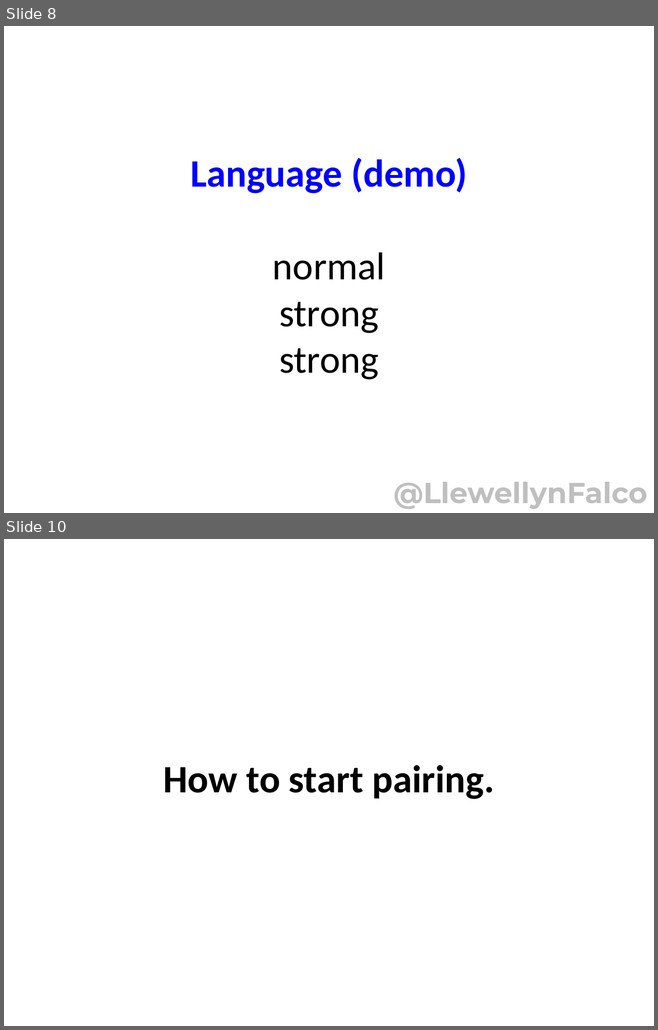
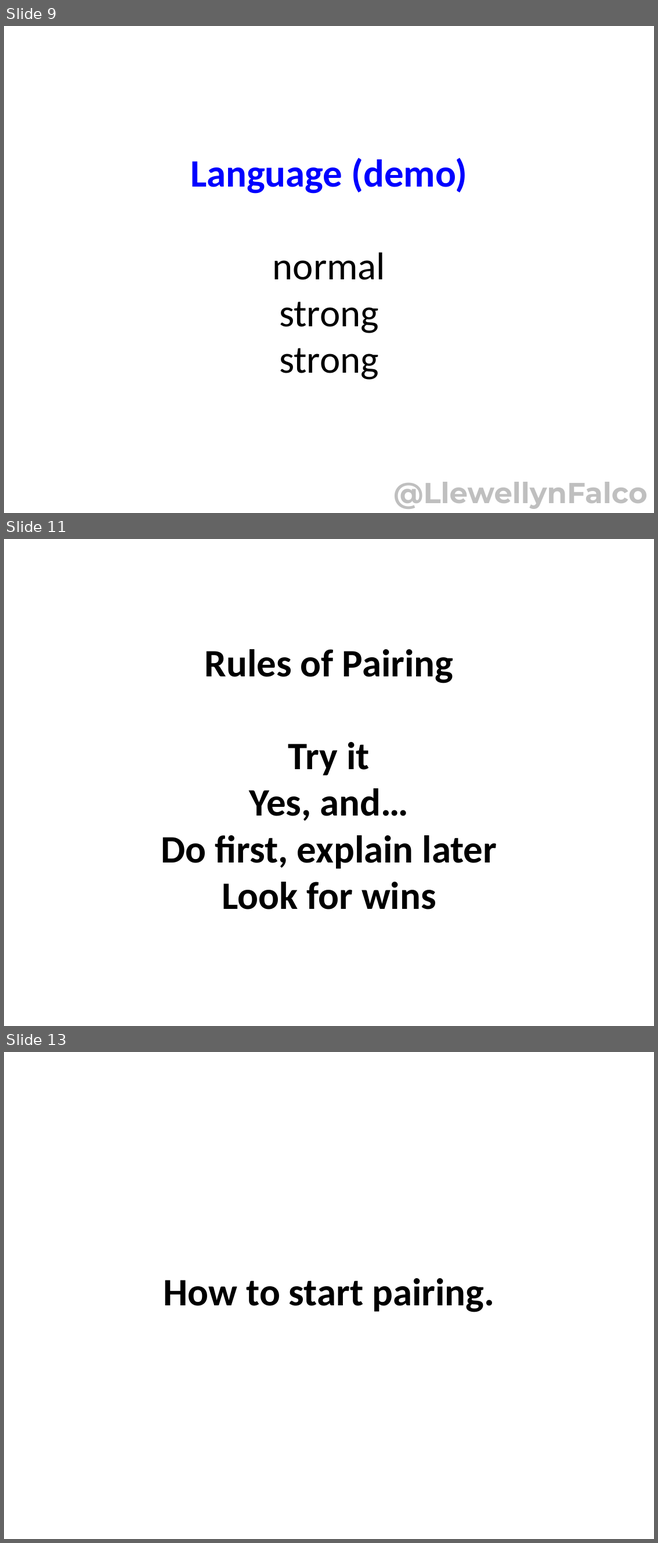
Before and after one commit to isidore/StrongStylePairingTalk, a slide deck: StrongStylePairing.pptx. Shown one above the other, each under a label of ours: slides 8 and 10 before the commit, slides 9, 11 and 13 after it; the slides between them are not shown. The pictures are 658x1030 and 658x1543 pixels, drawn with LibreOffice and Linux fonts; fonts in the diff are those of the drawing. Boxes give left, top, right and bottom in pixels: in the first picture for what was removed or moved away, otherwise in the second. Text is boxed around its words. In the diff, an @@ line names an element or a change of style, - is before the commit and + after.

```diff
--- a/StrongStylePairing.pptx
+++ b/StrongStylePairing.pptx
@@ slide 11 added at <box>4,539,654,1026</box>, background #FFFFFF @@
@@ title added at <box>161,649,496,910</box>, 43 pt, text #000000, bold @@
+Rules of Pairing
+Try it
+Yes, and…
+Do first, explain later
+Look for wins
@@ what was slide 8 is now slide 9 @@
@@ what was slide 10 is now slide 13 @@
```
Also in this commit, not shown: 3 slides changed, 6 other slides added.
